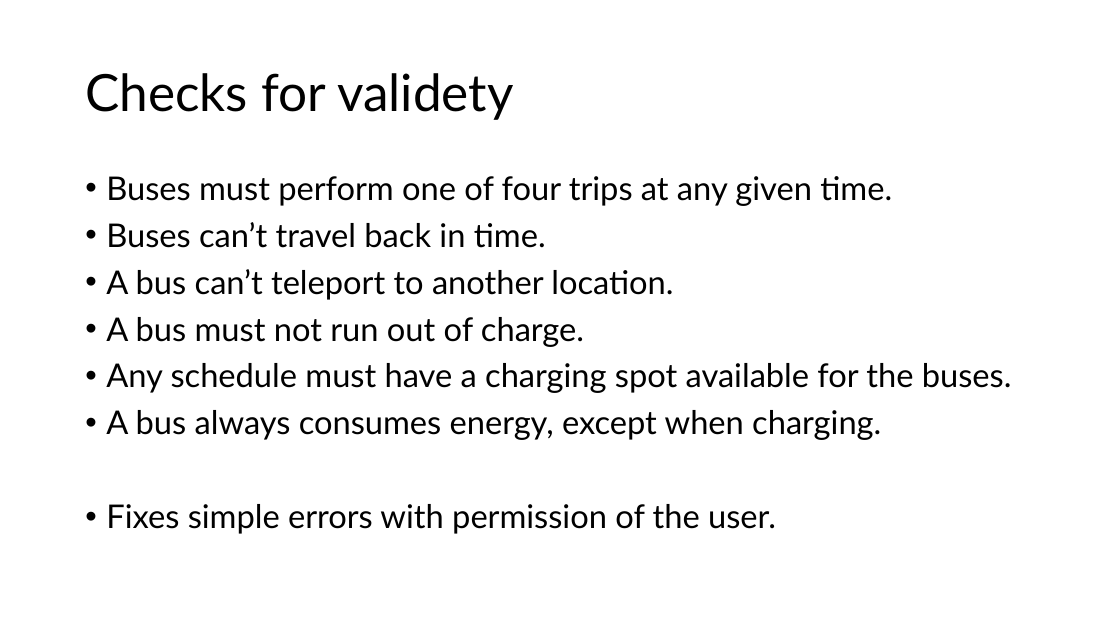
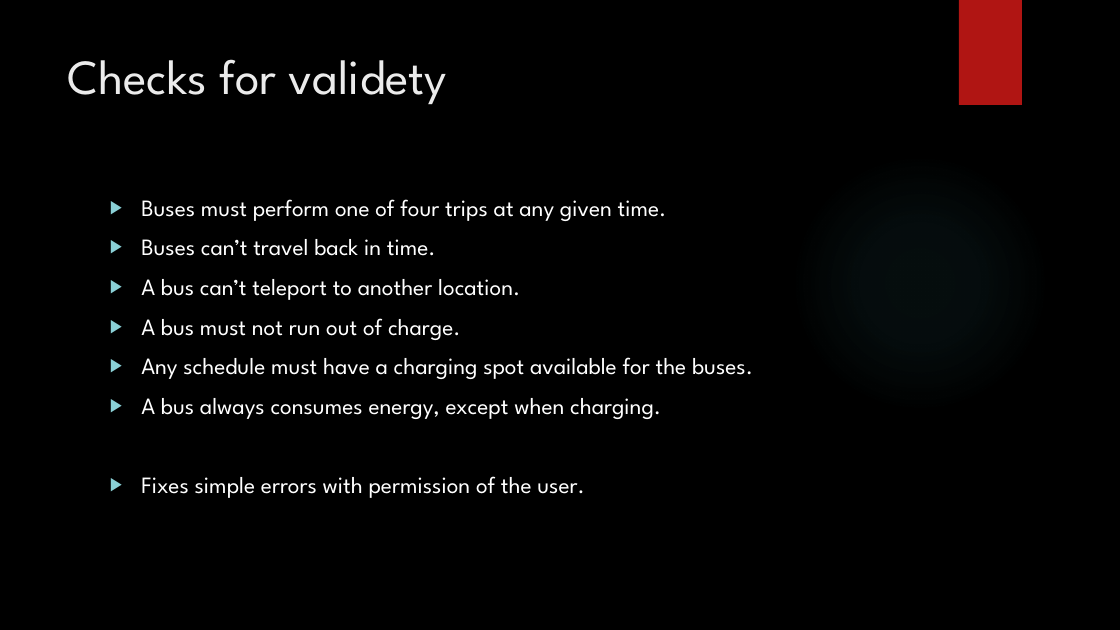
Before and after one commit to ginassadauskas/Project5Group1, a slide deck: slide 4 of Legal/StatementOfRequirementsV2.pptx. Drawn at 1120x630 pixels with LibreOffice and Linux fonts; fonts in the diff are those of the drawing; background and template pictures are left out. Boxes give left, top, right and bottom in pixels: in the first picture for what was removed or moved away, otherwise in the second. Text is boxed around its words. In the diff, an @@ line names an element or a change of style, - is before the commit and + after.

```diff
--- a/Legal/StatementOfRequirementsV2.pptx
+++ b/Legal/StatementOfRequirementsV2.pptx
@@ background #FFFFFF to picture (left out) @@
@@ rectangle added at bbox=[959, 0, 1022, 105], fill #B01513 @@
@@ title "Checks for validety": place and size @@
-title "Checks for validety" at bbox=[85, 73, 513, 120]
+title "Checks for validety" at bbox=[68, 59, 447, 105]
@@ title "Checks for validety" at bbox=[68, 59, 447, 105]: size 44 to 42 pt, font Lato to League Spartan, text colour #000000 to #EBEBEB; line spacing 0.9 to 1; vertical alignment middle to top @@
@@ ellipse added at bbox=[791, 154, 1049, 413], fill gradient #50B9C1 @@
@@ text "Buses must perform one of ...": place and size @@
-text "Buses must perform one of ..." at bbox=[106, 176, 1012, 534]
+text "Buses must perform one of ..." at bbox=[141, 199, 753, 498]
@@ text "Buses must perform one of ..." at bbox=[141, 199, 753, 498]: size 28 to 20 pt, font Lato to League Spartan, text colour #000000 to #FFFFFF; bullet • to ▶; line spacing 0.9 to 1 @@
```
Also in this commit, not shown: 5 other slides changed, 4 other files.
